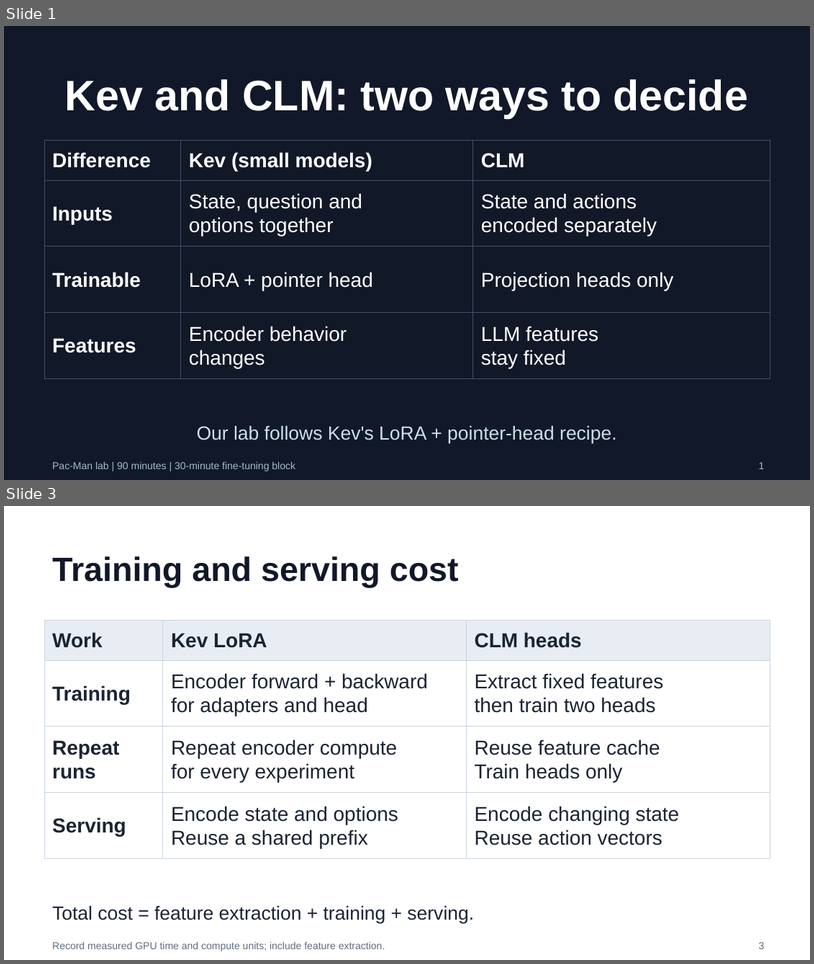
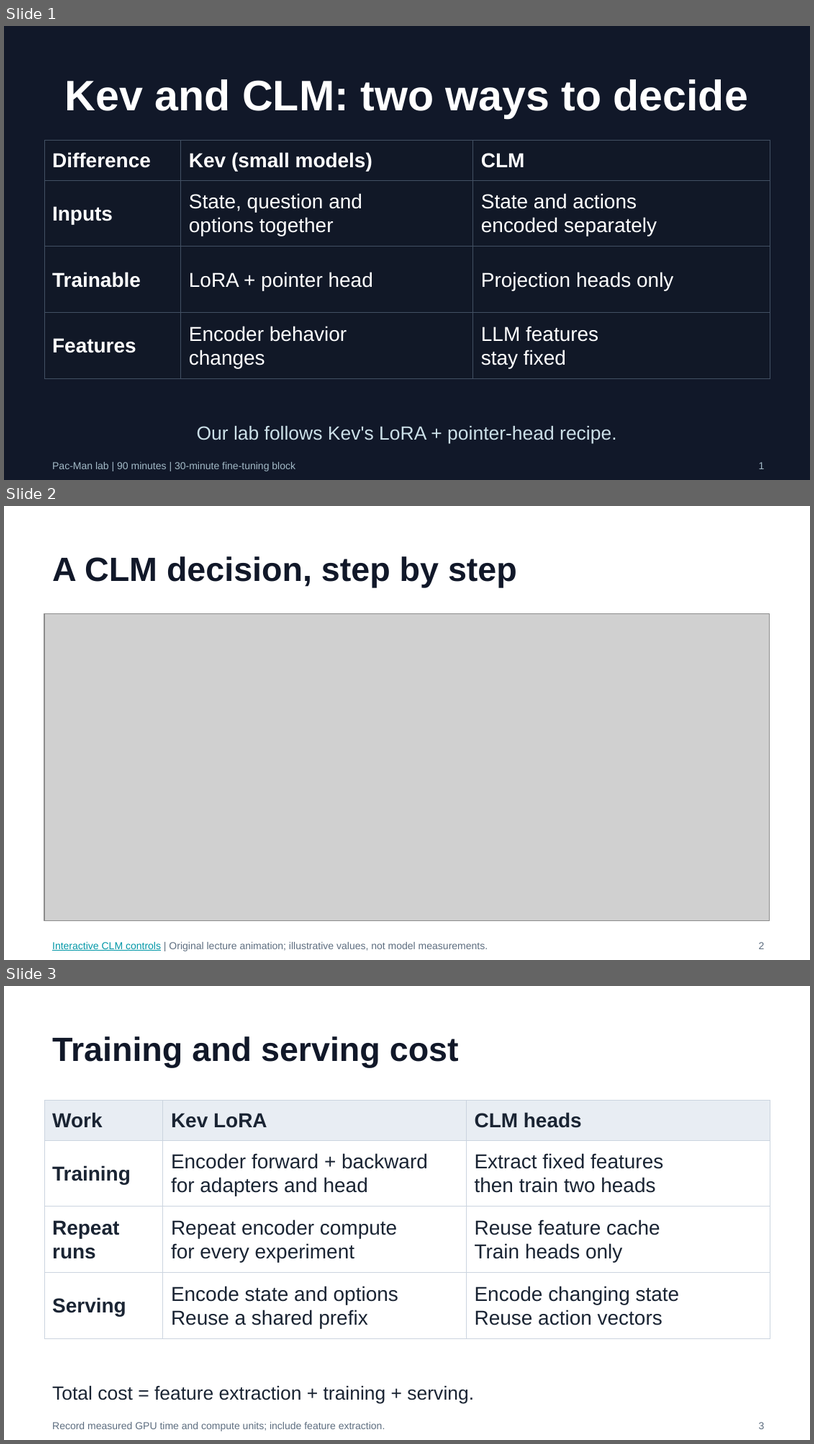
Before and after one commit to huixu11/QPlusLearning, a slide deck: labs/lab-01-kev-pacman/slides/pacman-lab.pptx. Shown one above the other, each under a label of ours: slides 1 and 3 before the commit, slides 1, 2 and 3 after it; the slides between them are not shown. The pictures are 814x964 and 814x1444 pixels, drawn with LibreOffice and Linux fonts; fonts in the diff are those of the drawing; grey boxes stand for pictures. Boxes give left, top, right and bottom in pixels: in the first picture for what was removed or moved away, otherwise in the second. Text is boxed around its words. In the diff, an @@ line names an element or a change of style, - is before the commit and + after.

```diff
--- a/labs/lab-01-kev-pacman/slides/pacman-lab.pptx
+++ b/labs/lab-01-kev-pacman/slides/pacman-lab.pptx
@@ slide 2 added at <box>4,506,810,960</box>, background #FFFFFF @@
@@ title added at <box>52,556,517,588</box>, 30 pt, text #111829, bold @@
+A CLM decision, step by step
@@ picture added at <box>44,613,770,920</box> @@
@@ text added at <box>52,942,488,951</box>, 9 pt, text #5E6E80 @@
+Interactive CLM controls | Original lecture animation; illustrative values, not model measurements.
@@ text added at <box>759,942,765,949</box>, 9 pt, text #5E6E80 @@
+2
```
Also in this commit, not shown: 5 slides changed, 1 other slide added, 2 slides removed, 7 other files.
